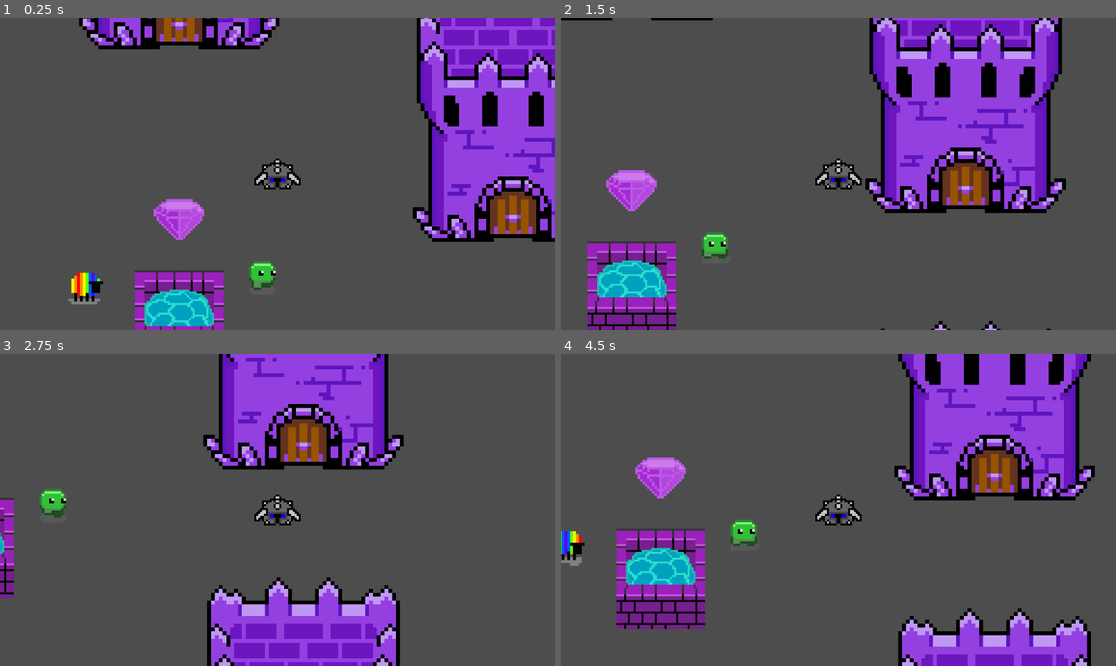
Above: before the commit, frames 1-4 (two rows, left to right).
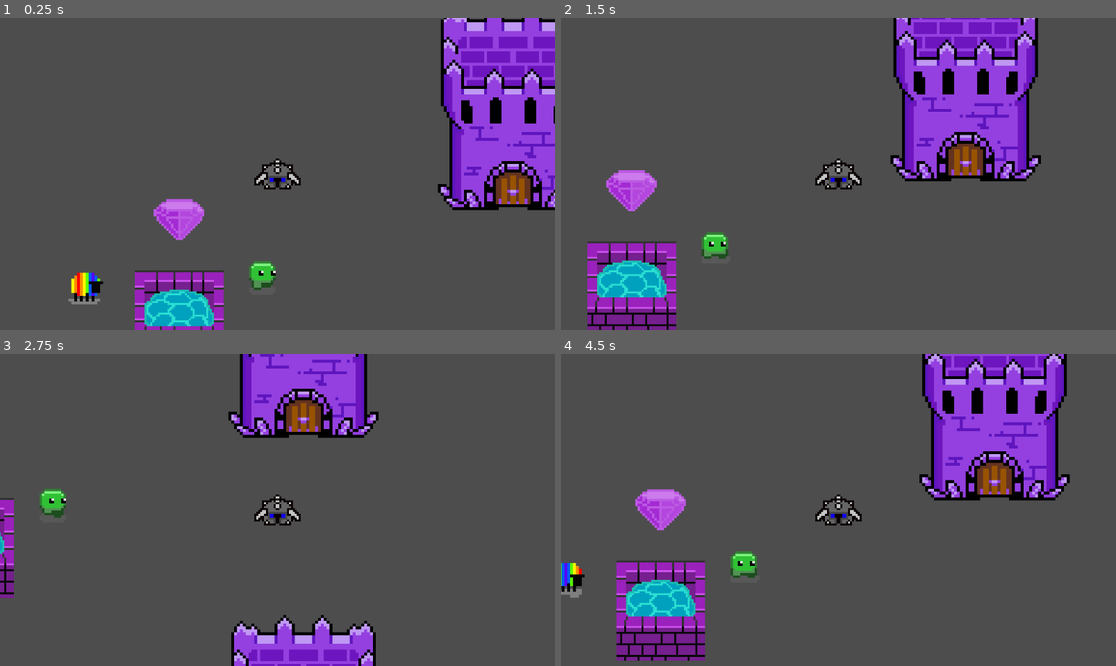
Above: after the commit, the same moments.

Repository: Tourtle21/DefendersOfTheKeep
Game: Godot game, scene res://world/world.tscn
Two runs of this game, one before a commit and one after it. Both use one fixed random seed, a clock stepped at 60 frames per second and the inputs below.
Inputs:
- Up to frame 1 (0.25 s): no input
- Up to frame 2 (1.5 s): hold D (move_right) 0.53-1.28 s; hold S (move_down) from 1.28 s (still down)
- Up to frame 3 (2.75 s): release S (move_down) at 2.03 s; hold D (move_right) from 2.03 s (still down)
- Up to frame 4 (4.5 s): release D (move_right) at 2.78 s; hold W (move_up) 2.78-3.53 s; hold A (move_left) from 3.53 s (still down)

The runs differ from the first frame. In frame 1, 15% of the frame differs, in the area x 14-100%, y 0-72%; in frame 2, 15%; in frame 3, 16%; in frame 4, 24%, in the area x 0-97%, y 0-100%.

Commit message:
updated size of tower

Diff:
--- a/scenery/tower/tower.tscn
+++ b/scenery/tower/tower.tscn
@@ -6,7 +6,7 @@
 size = Vector2(44, 20)
 
 [node name="Tower" type="StaticBody2D"]
-scale = Vector2(8, 8)
+scale = Vector2(6, 6)
 
 [node name="Sprite2D" type="Sprite2D" parent="."]
 texture_filter = 1
